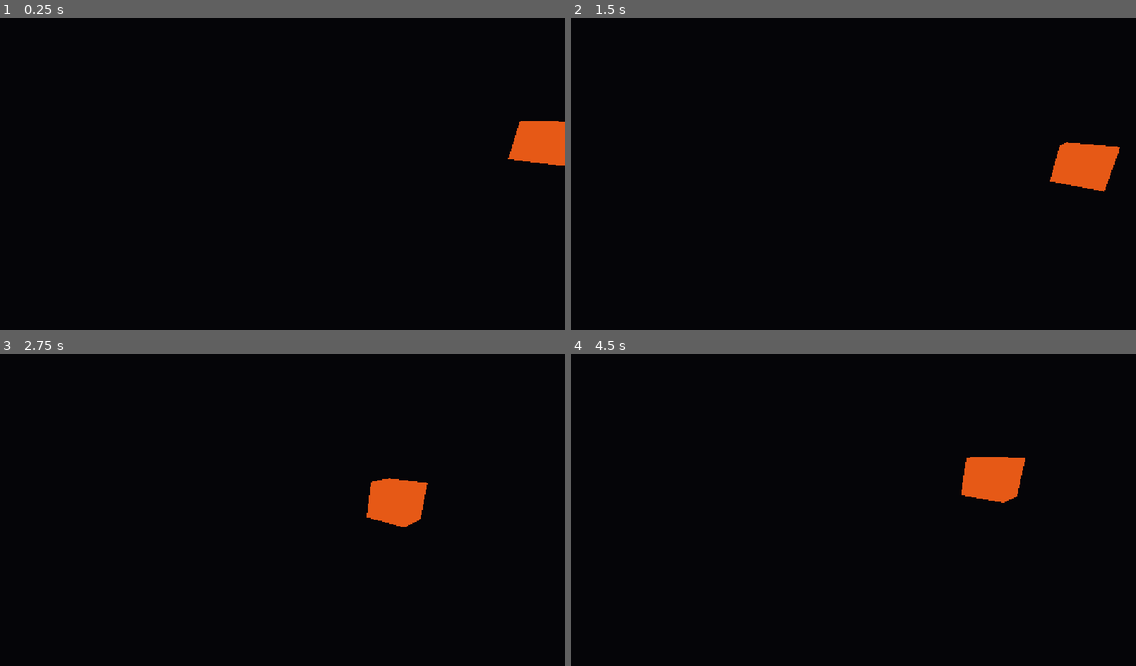
Above: before the commit, frames 1-4 (two rows, left to right).
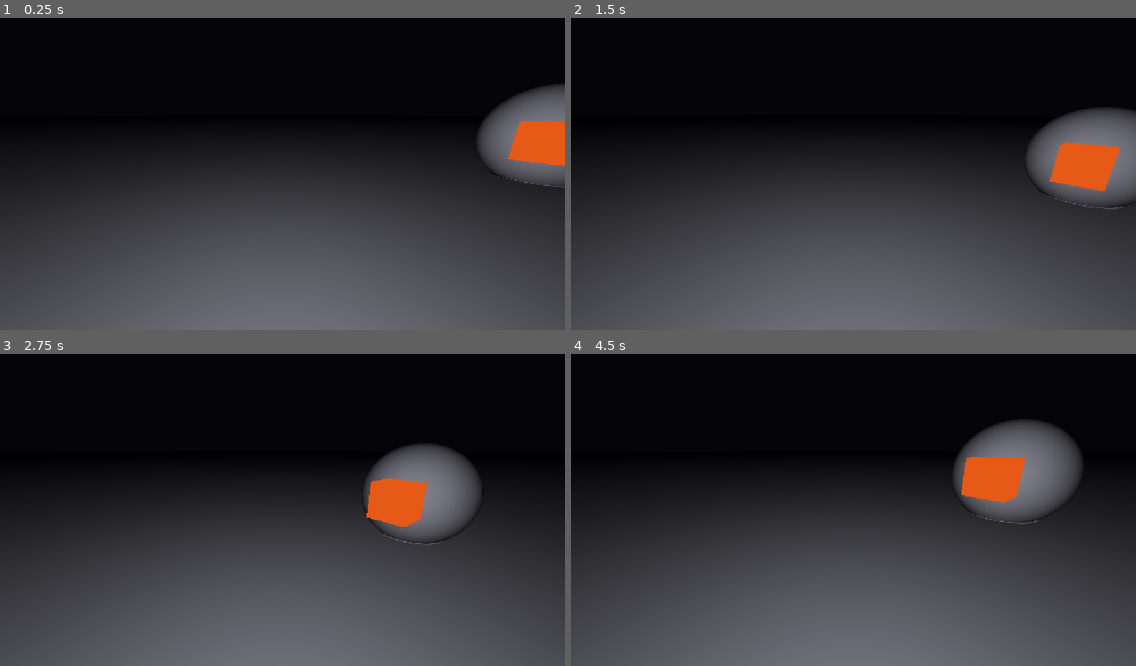
Above: after the commit, the same moments.

Repository: seletz/megastructure
Game: Godot game, scene res://scenes/main.tscn
Two runs of this game, one before a commit and one after it. Both use one fixed random seed, a clock stepped at 60 frames per second and the inputs below.
Inputs (mouse positions are in pixels of both pictures, inside the frame that each line leads up to):
- Up to frame 1 (0.25 s): no input
- Up to frame 2 (1.5 s): tap Enter at 0.5 s; move the mouse to (977, 155) at 0.52 s; hold D 0.53-1.25 s; hold E 0.53-1.25 s; click (977, 155) at 0.67 s; drag from (740, 186) to (825, 233) at 1.27 s
- Up to frame 3 (2.75 s): tap Space at 2 s; move the mouse to (339, 438) at 2.02 s; hold D from 2.03 s (still down); hold Shift from 2.03 s (still down)
- Up to frame 4 (4.5 s): release D at 2.75 s; release Shift at 2.75 s; drag from (825, 569) to (684, 460) at 2.77 s; tap Enter at 3.5 s; move the mouse to (1023, 553) at 3.52 s; hold A 3.53-4.25 s; hold Q 3.53-4.25 s; drag from (684, 460) to (768, 428) at 4.27 s

The runs differ from the first frame. In frame 1, 56% of the frame differs, in the area x 0-100%, y 21-100%; in frame 2, 55%; in frame 3, 54%; in frame 4, 57%.

Commit message:
fix(shaders): march from the near plane, escape solids and disable engine fog

Diff:
--- a/shaders/raymarch_world.gdshader
+++ b/shaders/raymarch_world.gdshader
@@ -1,5 +1,5 @@
 shader_type spatial;
-render_mode unshaded, cull_disabled, depth_draw_always, skip_vertex_transform;
+render_mode unshaded, cull_disabled, depth_draw_always, fog_disabled;
 
 #include "res://shaders/include/sdf.gdshaderinc"
 #include "res://shaders/include/raymarch.gdshaderinc"
@@ -20,15 +20,16 @@
 	return opUnion(sphere, ground);
 }
 
-// Tetrahedron-sampled gradient.
-vec3 calc_normal(vec3 p, float t) {
+// Tetrahedron-sampled gradient; falls back to facing the ray where it vanishes.
+vec3 calc_normal(vec3 p, float t, vec3 rd) {
 	float h = max(hit_epsilon * t, 1e-4);
 	const vec2 k = vec2(1.0, -1.0);
-	return normalize(
-		k.xyy * map(p + k.xyy * h) +
+	vec3 g = k.xyy * map(p + k.xyy * h) +
 		k.yyx * map(p + k.yyx * h) +
 		k.yxy * map(p + k.yxy * h) +
-		k.xxx * map(p + k.xxx * h));
+		k.xxx * map(p + k.xxx * h);
+	float len = length(g);
+	return len > 1e-8 ? g / len : -rd;
 }
 
 void vertex() {
@@ -38,17 +39,29 @@
 
 void fragment() {
 	vec3 ro = CAMERA_POSITION_WORLD;
-	vec3 rd = ray_direction_world(SCREEN_UV, INV_PROJECTION_MATRIX, INV_VIEW_MATRIX, ro);
+	vec3 rd = ray_direction_world(SCREEN_UV, INV_PROJECTION_MATRIX, INV_VIEW_MATRIX);
 
-	float t = 0.0;
+	// Start at the near plane so a hit never lands on the camera itself.
+	float t = near_plane_distance(INV_PROJECTION_MATRIX);
+	// A camera inside a solid first marches out of it, like clipping through a mesh.
+	bool inside = map(ro + rd * t) < 0.0;
 	bool hit = false;
 	for (int i = 0; i < max_steps; i++) {
 		float d = map(ro + rd * t);
-		if (d < hit_epsilon * max(t, 1.0)) {
-			hit = true;
-			break;
+		float eps = hit_epsilon * max(t, 1.0);
+		if (inside) {
+			if (d > eps) {
+				inside = false;
+			} else {
+				t += max(-d, eps);
+			}
+		} else {
+			if (d < eps) {
+				hit = true;
+				break;
+			}
+			t += d * step_scale;
 		}
-		t += d * step_scale;
 		if (t > max_distance) {
 			break;
 		}
@@ -58,7 +71,7 @@
 	}
 
 	vec3 p = ro + rd * t;
-	vec3 n = calc_normal(p, t);
+	vec3 n = calc_normal(p, t, rd);
 	float headlight = max(dot(n, -rd), 0.0);
 	vec3 col = surface_color * (0.08 + 0.92 * headlight);
 	col = mix(col, fog_color, 1.0 - exp(-t * fog_density));
